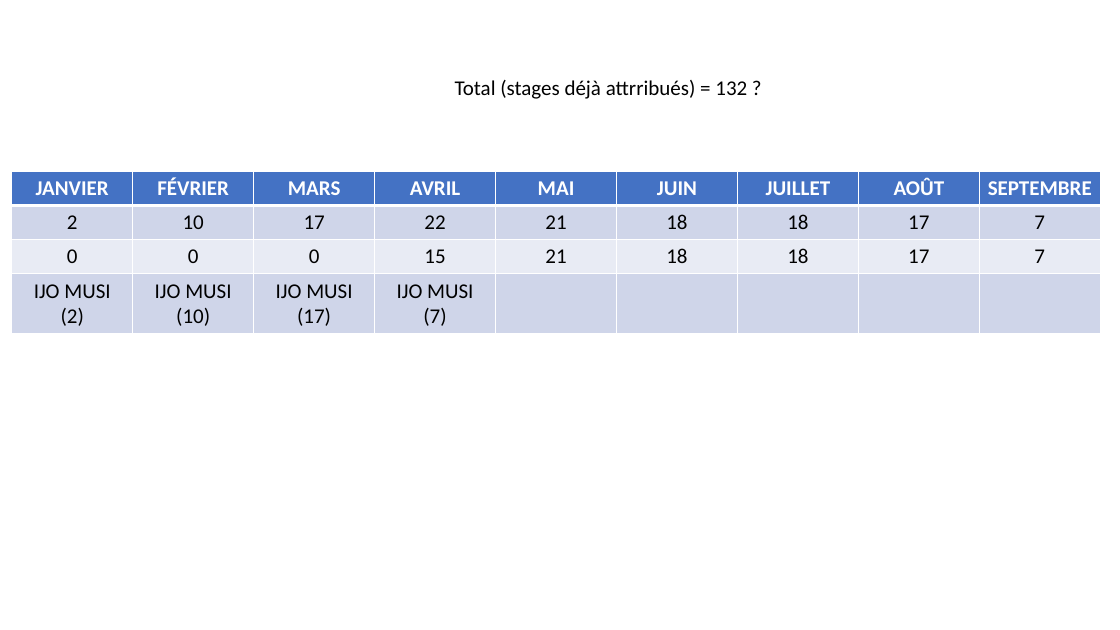
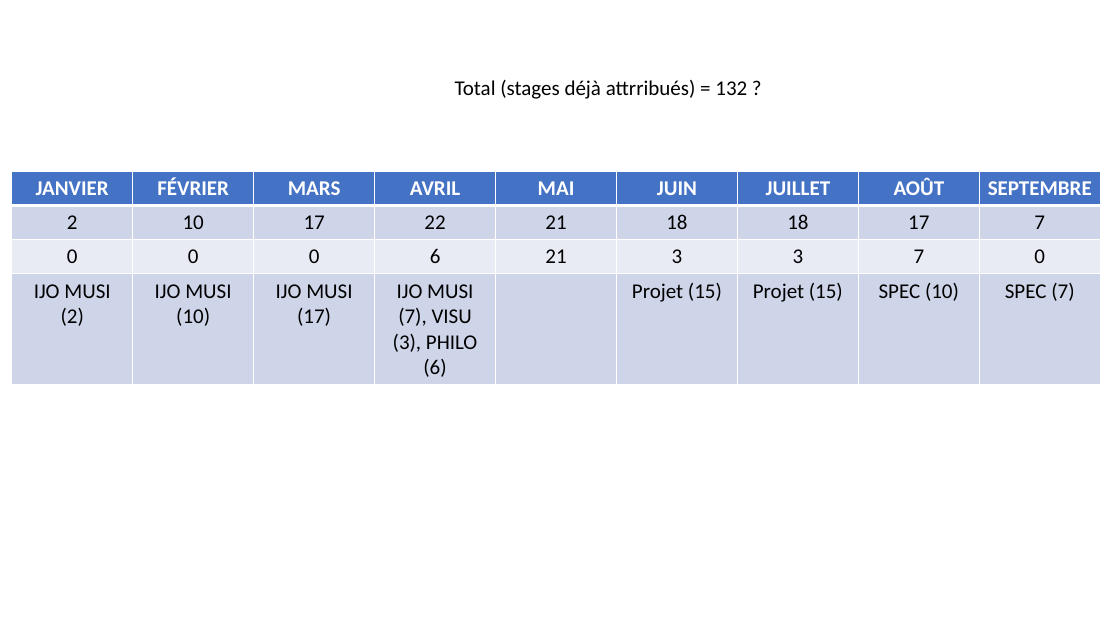
Before and after one commit to Tchetchouille/ijo-musi, a slide deck: slide 4 of Planning/Planning.pptx. Drawn at 1120x630 pixels with LibreOffice and Linux fonts; fonts in the diff are those of the drawing. Boxes give left, top, right and bottom in pixels: in the first picture for what was removed or moved away, otherwise in the second. Text is boxed around its words. In the diff, an @@ line names an element or a change of style, - is before the commit and + after.

```diff
--- a/Planning/Planning.pptx
+++ b/Planning/Planning.pptx
@@ table at [12,171,1101,383] @@
-row 3: 0 | 0 | 0 | 15 | 21 | 18 | 18 | 17 | 7
+row 3: 0 | 0 | 0 | 6 | 21 | 3 | 3 | 7 | 0
-row 4: IJO MUSI (2) | IJO MUSI (10) | IJO MUSI (17) | IJO MUSI (7) |  |  |  |  | 
+row 4: IJO MUSI (2) | IJO MUSI (10) | IJO MUSI (17) | IJO MUSI (7), VISU (3), PHILO (6) |  | Projet (15) | Projet (15) | SPEC (10) | SPEC (7)
```
Also in this commit, not shown: 1 other slide changed, 4 slides added, 21 other files.
